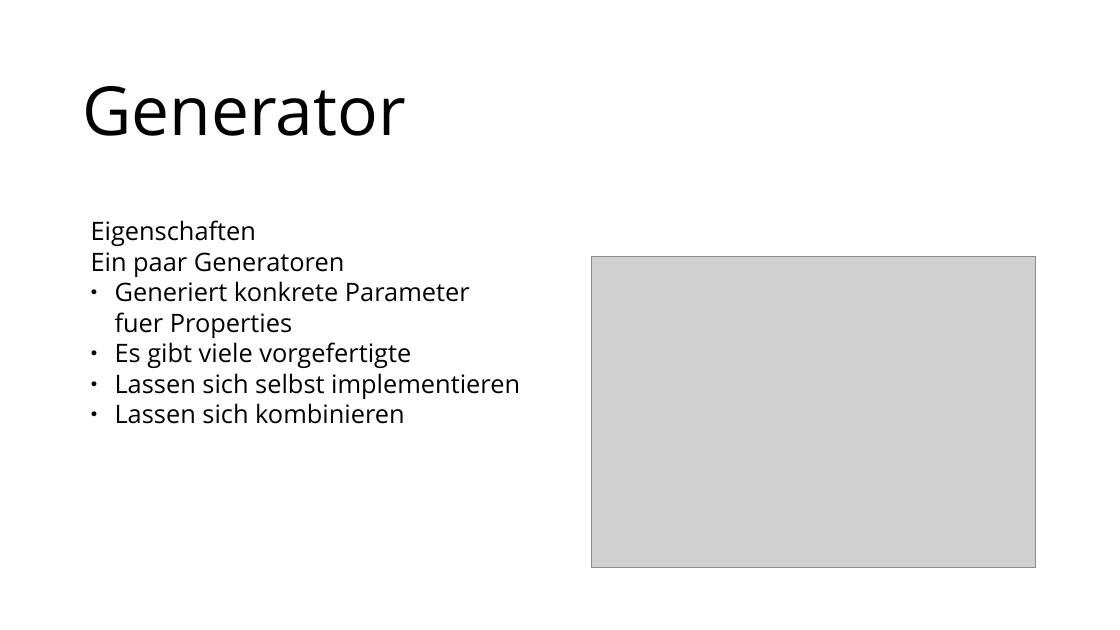
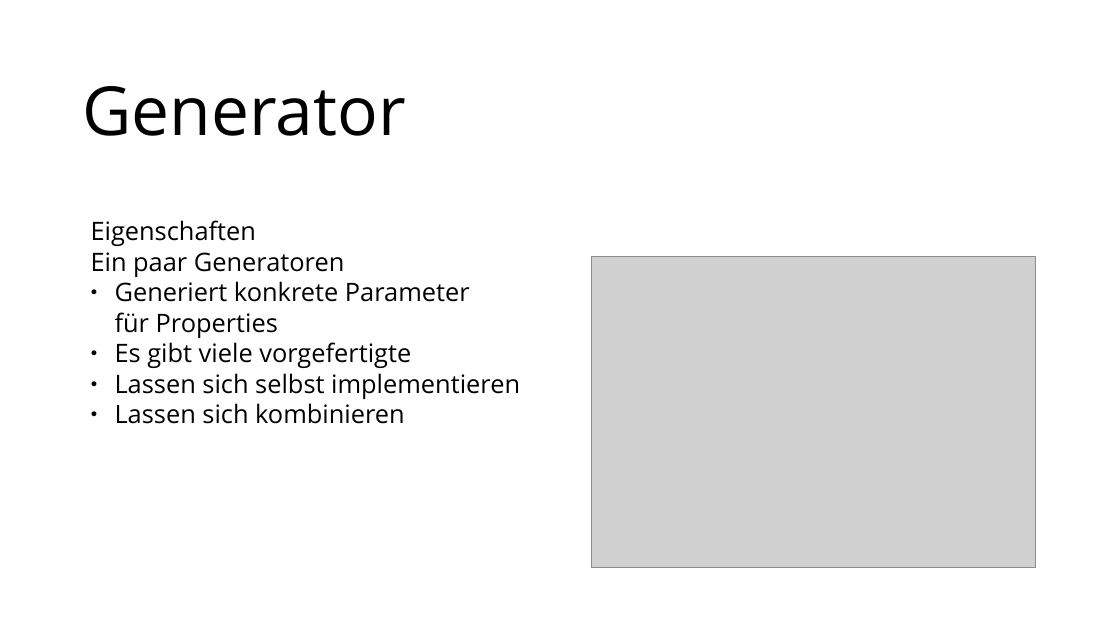
Before and after one commit to MoritzGoeckel/QuickCheck_Experiments, a slide deck: slide 6 of Praesentation.odp. Drawn at 1120x630 pixels with LibreOffice and Linux fonts; fonts in the diff are those of the drawing; grey boxes stand for pictures. Boxes give left, top, right and bottom in pixels: in the first picture for what was removed or moved away, otherwise in the second. Text is boxed around its words. In the diff, an @@ line names an element or a change of style, - is before the commit and + after.

```diff
--- a/Praesentation.odp
+++ b/Praesentation.odp
@@ text at (115, 281, 470, 338): text changed @@
-● Generiert konkrete Parameter
-  fuer Properties
+● Generiert konkrete Parameter
+  für Properties
```
Also in this commit, not shown: 5 other slides changed, 2 other files.
